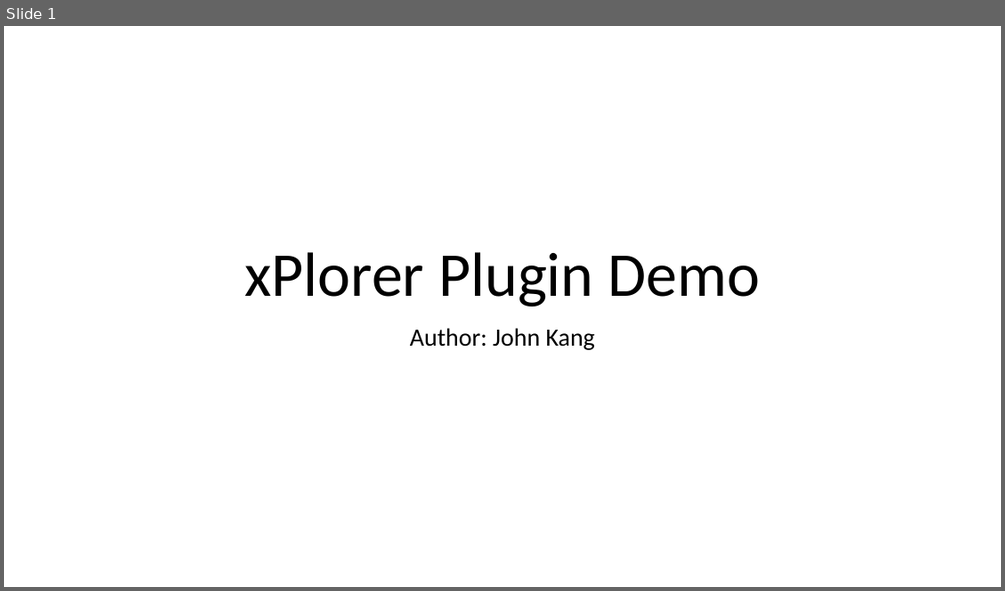
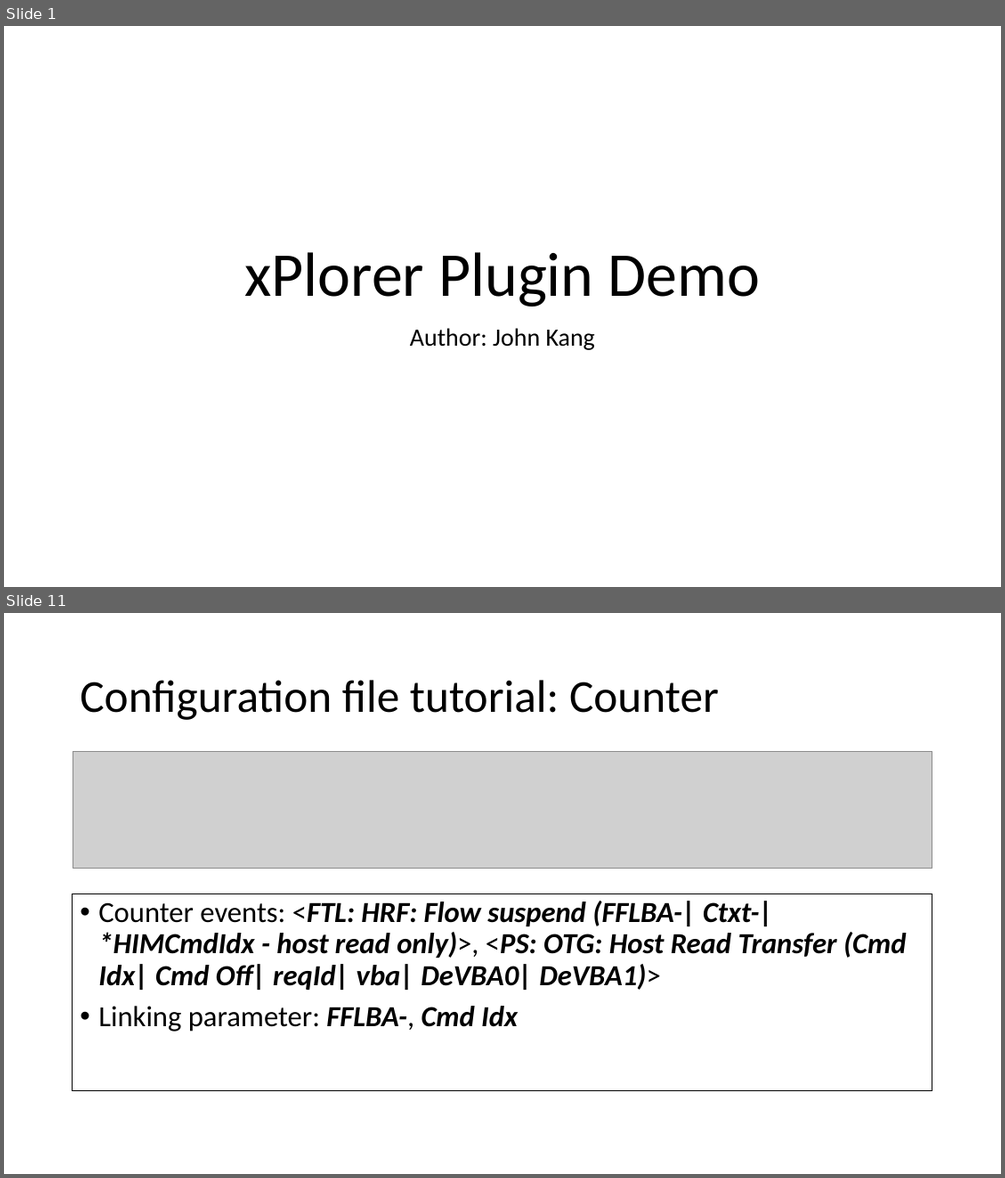
Before and after one commit to janlang1/Western-Digital, a slide deck: xPlorer Plugin Demo.pptx. Shown one above the other, each under a label of ours: slide 1 before the commit, slides 1 and 11 after it; the slides between them are not shown. The pictures are 1005x591 and 1005x1178 pixels, drawn with LibreOffice and Linux fonts; fonts in the diff are those of the drawing; grey boxes stand for pictures. Boxes give left, top, right and bottom in pixels: in the first picture for what was removed or moved away, otherwise in the second. Text is boxed around its words. In the diff, an @@ line names an element or a change of style, - is before the commit and + after.

```diff
--- a/xPlorer Plugin Demo.pptx
+++ b/xPlorer Plugin Demo.pptx
@@ slide 11 added at bbox=[4, 613, 1001, 1174], background #FFFFFF @@
@@ title added at bbox=[80, 680, 719, 720], 44 pt, text #000000 @@
+Configuration file tutorial: Counter
@@ picture added at bbox=[73, 751, 933, 868] @@
@@ text added at bbox=[73, 893, 933, 1090], outline #000000 0.75 pt, 28 pt, text #000000, bold, italic @@
+• Counter events: <FTL: HRF: Flow suspend (FFLBA-| Ctxt-| *HIMCmdIdx - host read only)>, <PS: OTG: Host Read Transfer (Cmd Idx| Cmd Off| reqId| vba| DeVBA0| DeVBA1)>
+• Linking parameter: FFLBA-, Cmd Idx
```
Also in this commit, not shown: 3 slides changed, 12 other slides added, 4 slides removed, 8 other files.
